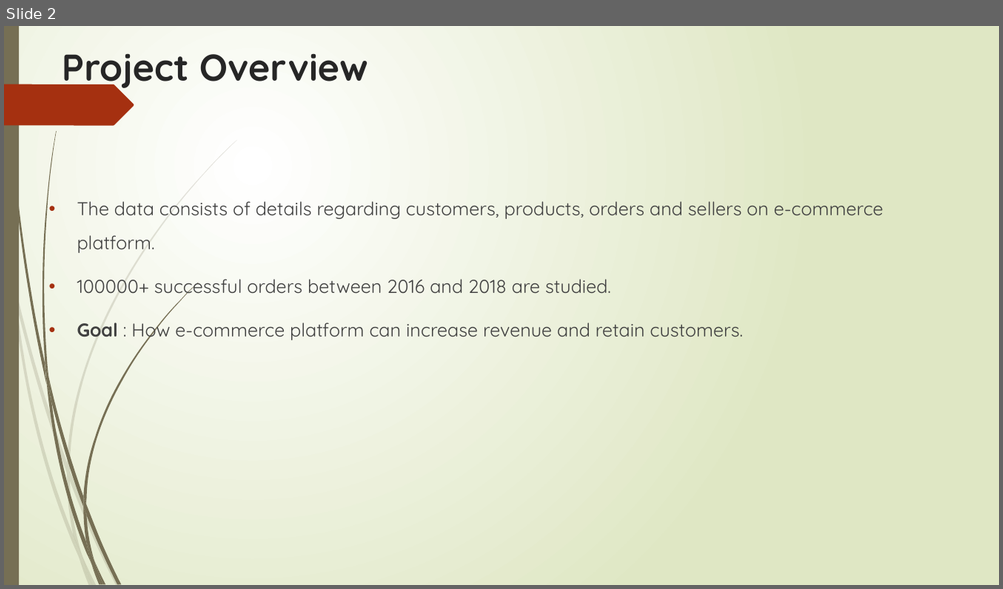
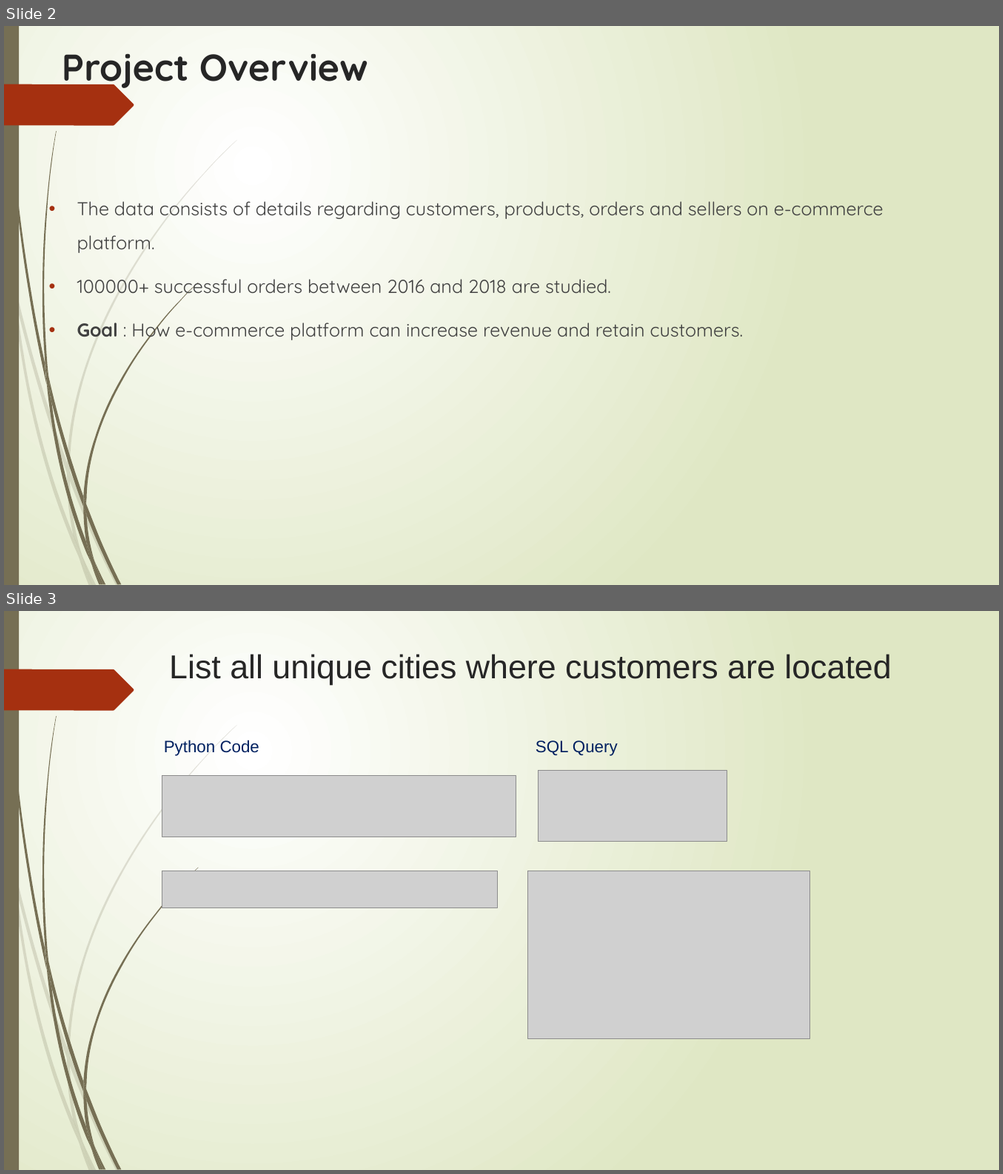
Before and after one commit to pallavigosarr/ecommerce-analytics, a slide deck: Presentation/Executive_summary_&_Insights.pptx. Shown one above the other, each under a label of ours: slide 2 before the commit, slides 2 and 3 after it. The pictures are 1003x589 and 1003x1174 pixels, drawn with LibreOffice and Linux fonts; fonts in the diff are those of the drawing; grey boxes stand for pictures. Boxes give left, top, right and bottom in pixels: in the first picture for what was removed or moved away, otherwise in the second. Text is boxed around its words. In the diff, an @@ line names an element or a change of style, - is before the commit and + after.

```diff
--- a/Presentation/Executive_summary_&_Insights.pptx
+++ b/Presentation/Executive_summary_&_Insights.pptx
@@ slide 3 added at [4,611,999,1170], background gradient #FFFFFF to #DFE8C4; not listed: 24 template elements that a slide beside it also shows @@
@@ title added at [169,654,891,685], 32 pt, text #262626 @@
+List all unique cities where customers are located
@@ text added at [164,740,259,756], 16 pt, text #002060 @@
+Python Code
@@ text added at [535,741,617,756], 16 pt, text #002060 @@
+SQL Query
@@ picture added at [162,776,515,837] @@
@@ picture added at [538,771,727,842] @@
@@ picture added at [162,871,497,908] @@
@@ picture added at [528,871,809,1039] @@
```
Also in this commit, not shown: 14 other slides added.
